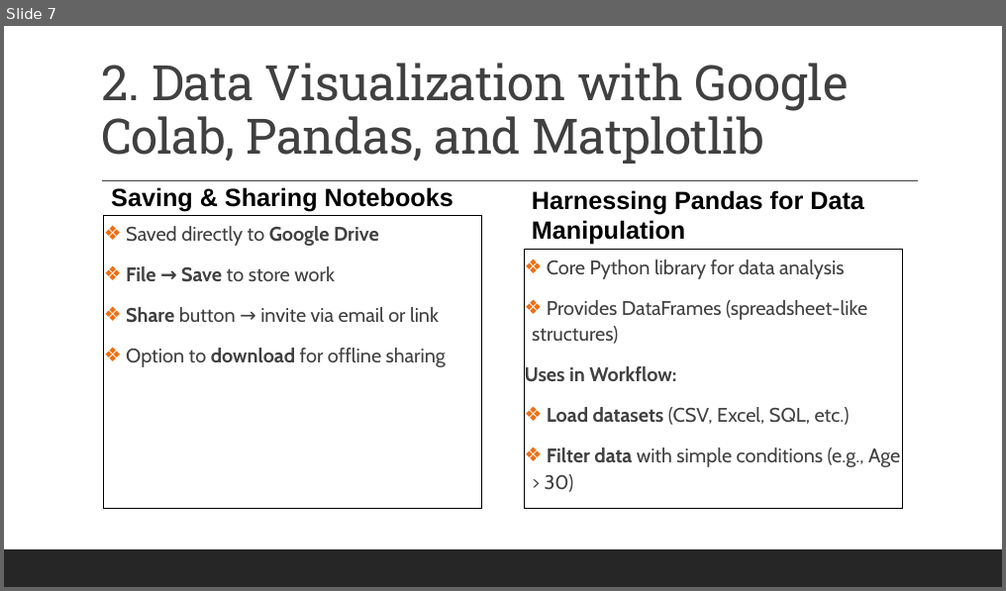
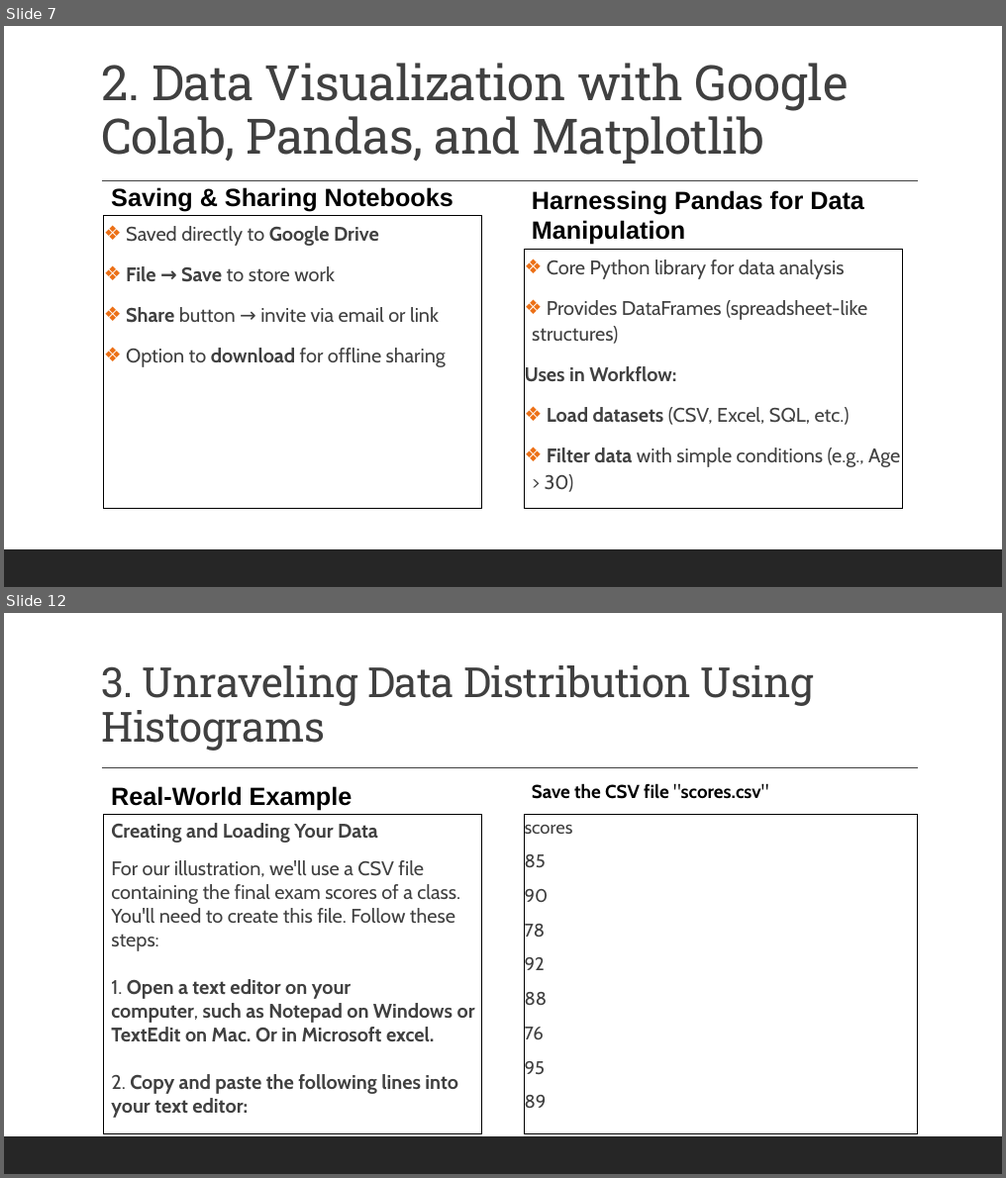
Before and after one commit to MikkoDT/MexEE402_AI, a slide deck: Lectures/II_Data_Visualization_with_Python.pptx. Shown one above the other, each under a label of ours: slide 7 before the commit, slides 7 and 12 after it; the slides between them are not shown. The pictures are 1006x591 and 1006x1178 pixels, drawn with LibreOffice and Linux fonts; fonts in the diff are those of the drawing. Boxes give left, top, right and bottom in pixels: in the first picture for what was removed or moved away, otherwise in the second. Text is boxed around its words. In the diff, an @@ line names an element or a change of style, - is before the commit and + after.

```diff
--- a/Lectures/II_Data_Visualization_with_Python.pptx
+++ b/Lectures/II_Data_Visualization_with_Python.pptx
@@ slide 12 added at <box>4,613,1002,1174</box>, background #FFFFFF; not listed: 2 template elements that a slide beside it also shows @@
@@ title added at <box>101,665,814,751</box>, 40 pt, text #404040 @@
+3. Unraveling Data Distribution Using Histograms
@@ text added at <box>111,786,352,810</box>, 24 pt, text #000000, bold @@
+Real-World Example
@@ text added at <box>532,783,768,799</box>, 18 pt, text #000000, bold @@
+Save the CSV file "scores.csv"
@@ text added at <box>104,814,481,1134</box>, outline #000000 0.75 pt, 19 pt, text #404040, bold @@
+  Creating and Loading Your Data
+  For our illustration, we'll use a CSV file containing the final exam scores of a class. You'll need to create this file. Follow these steps:
+  1. Open a text editor on your computer, such as Notepad on Windows or TextEdit on Mac. Or in Microsoft excel.
+  2. Copy and paste the following lines into your text editor:
@@ rectangle added at <box>525,814,918,1134</box>, outline #000000 0.75 pt, 17.6 pt, text #404040 @@
+scores
+85
+90
+78
+92
+88
+76
+95
+89
```
Also in this commit, not shown: 14 other slides added, 3 other files.
